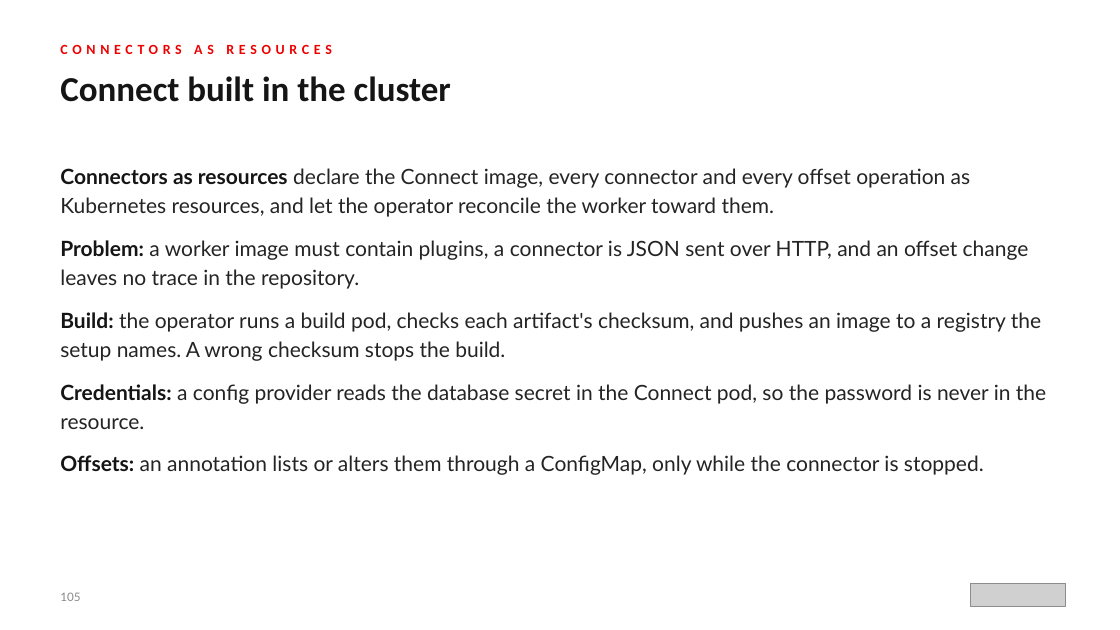
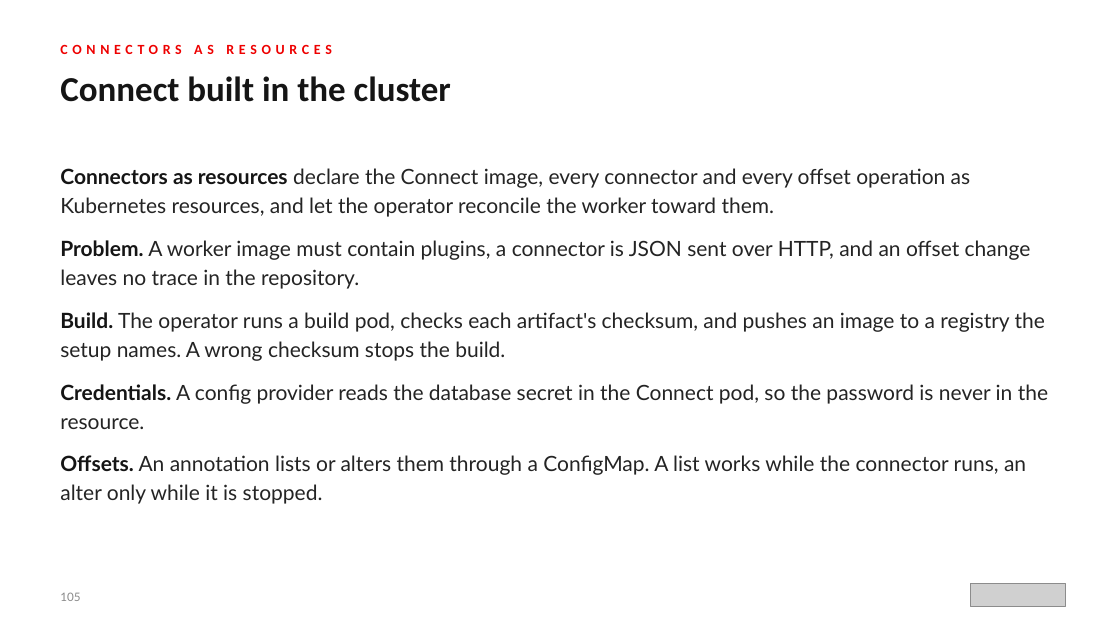
Before and after one commit to patterncatalyst/event-driven-patterns-with-quarkus-and-camel, a slide deck: slide 105 of lgtm-presentation/Event-Driven-Patterns-with-Quarkus-and-Camel.pptx. Drawn at 1120x630 pixels with LibreOffice and Linux fonts; fonts in the diff are those of the drawing; grey boxes stand for pictures. Boxes give left, top, right and bottom in pixels: in the first picture for what was removed or moved away, otherwise in the second. Text is boxed around its words. In the diff, an @@ line names an element or a change of style, - is before the commit and + after.

```diff
--- a/lgtm-presentation/Event-Driven-Patterns-with-Quarkus-and-Camel.pptx
+++ b/lgtm-presentation/Event-Driven-Patterns-with-Quarkus-and-Camel.pptx
@@ text at box(60, 240, 1048, 504): text changed @@
-● Problem: a worker image must contain plugins, a connector is JSON sent over HTTP, and an offset change leaves no trace in the repository.
-● Build: the operator runs a build pod, checks each artifact's checksum, and pushes an image to a registry the setup names. A wrong checksum stops the build.
-● Credentials: a config provider reads the database secret in the Connect pod, so the password is never in the resource.
-● Offsets: an annotation lists or alters them through a ConfigMap, only while the connector is stopped.
+● Problem. A worker image must contain plugins, a connector is JSON sent over HTTP, and an offset change leaves no trace in the repository.
+● Build. The operator runs a build pod, checks each artifact's checksum, and pushes an image to a registry the setup names. A wrong checksum stops the build.
+● Credentials. A config provider reads the database secret in the Connect pod, so the password is never in the resource.
+● Offsets. An annotation lists or alters them through a ConfigMap. A list works while the connector runs, an alter only while it is stopped.
```
Also in this commit, not shown: 27 other slides changed, 22 other files.
